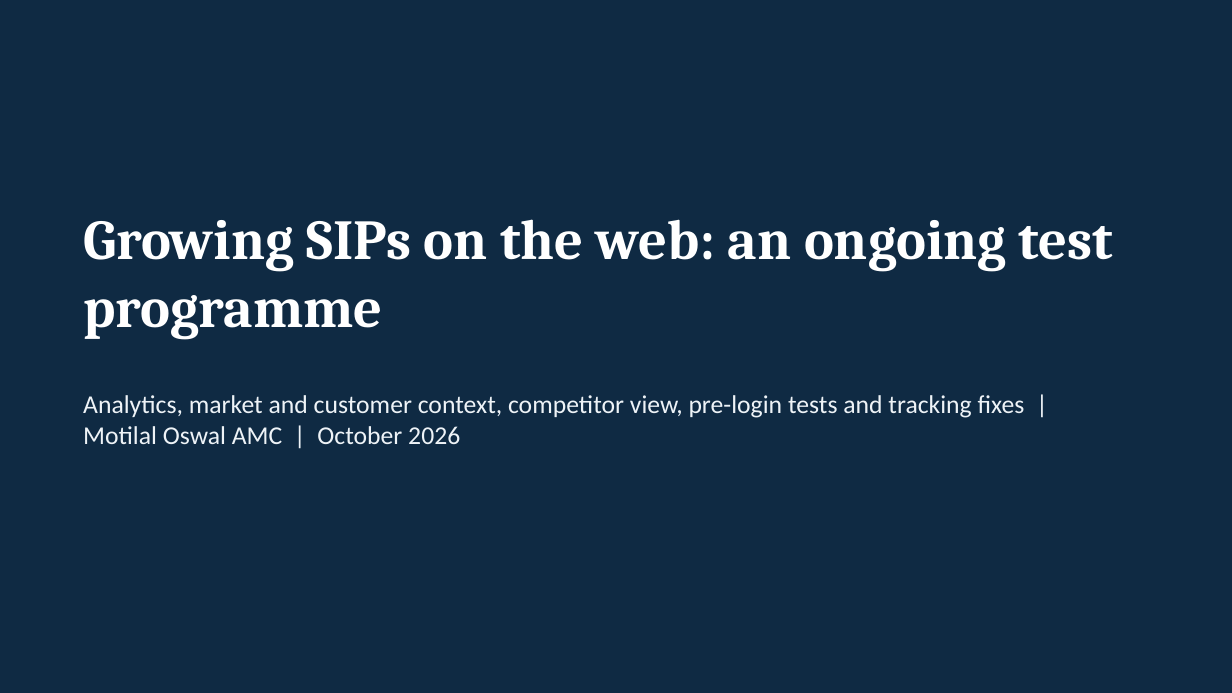
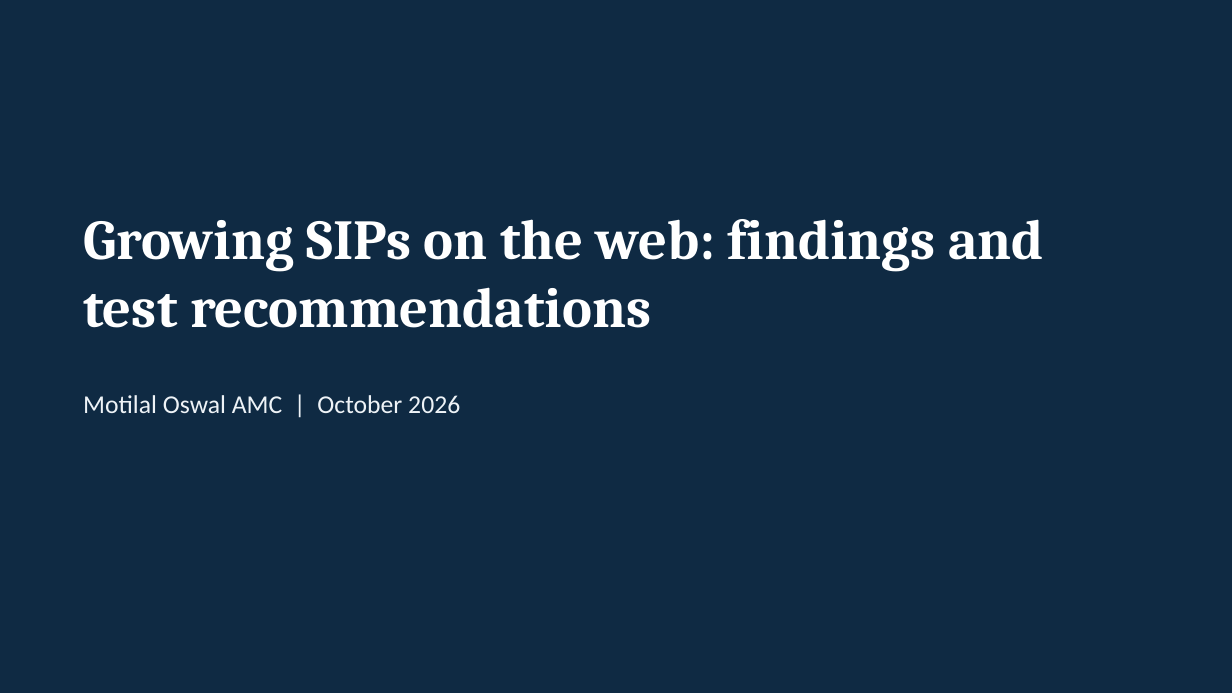
Before and after one commit to mandy7/Projects, a slide deck: slide 1 of SIP_Growth_Programme.pptx. Drawn at 1232x693 pixels with LibreOffice and Linux fonts; fonts in the diff are those of the drawing. Boxes give left, top, right and bottom in pixels: in the first picture for what was removed or moved away, otherwise in the second. Text is boxed around its words. In the diff, an @@ line names an element or a change of style, - is before the commit and + after.

```diff
--- a/SIP_Growth_Programme.pptx
+++ b/SIP_Growth_Programme.pptx
@@ title at (83,219,1044,328): text changed @@
-Growing SIPs on the web: an ongoing test programme
+Growing SIPs on the web: findings and test recommendations
@@ text at (83,395,460,413): text changed @@
-Analytics, market and customer context, competitor view, pre-login tests and tracking fixes | Motilal Oswal AMC | October 2026
+Motilal Oswal AMC | October 2026
```
Also in this commit, not shown: 11 other slides changed, 6 slides added, 19 slides removed.
